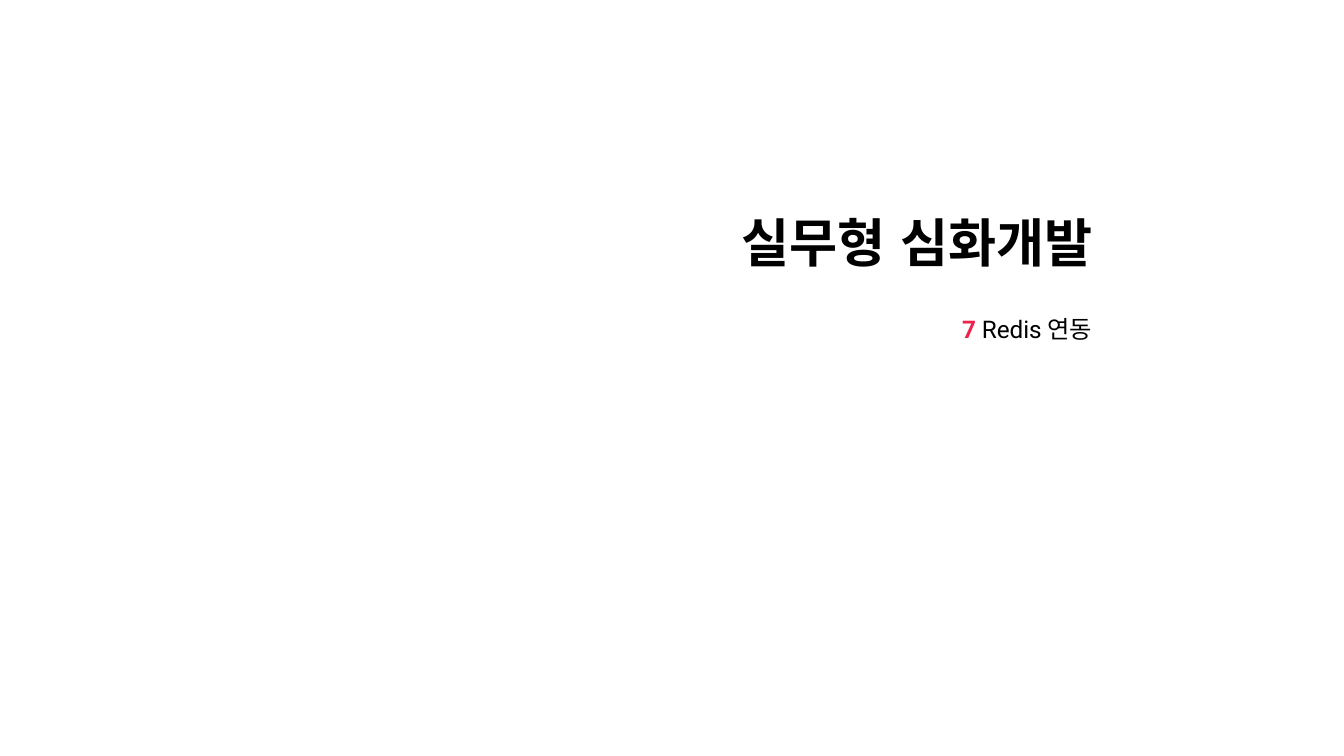
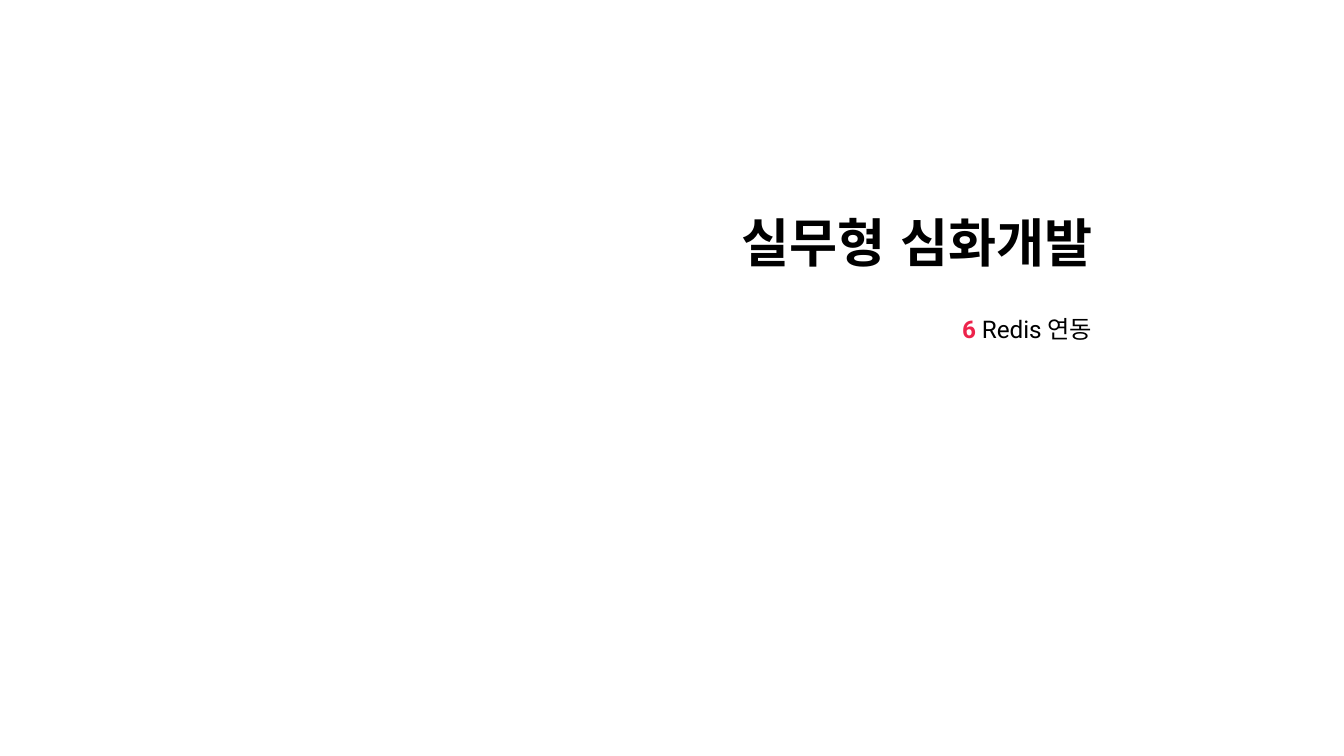
Before and after one commit to nayasis/fastcampus-hyper-webflux, a slide deck: slide 13 of 99.ppt/[Ch4-6. 실무형 심화개발.pptx (slide 15 before the commit). Drawn at 1344x756 pixels with LibreOffice and Linux fonts; fonts in the diff are those of the drawing; background and template pictures are left out. Boxes give left, top, right and bottom in pixels: in the first picture for what was removed or moved away, otherwise in the second. Text is boxed around its words. In the diff, an @@ line names an element or a change of style, - is before the commit and + after.

```diff
--- a/99.ppt/[Ch4-6. 실무형 심화개발.pptx
+++ b/99.ppt/[Ch4-6. 실무형 심화개발.pptx
@@ subtitle at (962,318,1093,340): text changed @@
-7 Redis 연동
+6 Redis 연동
```
Also in this commit, not shown: 4 other slides changed, 2 slides removed.
